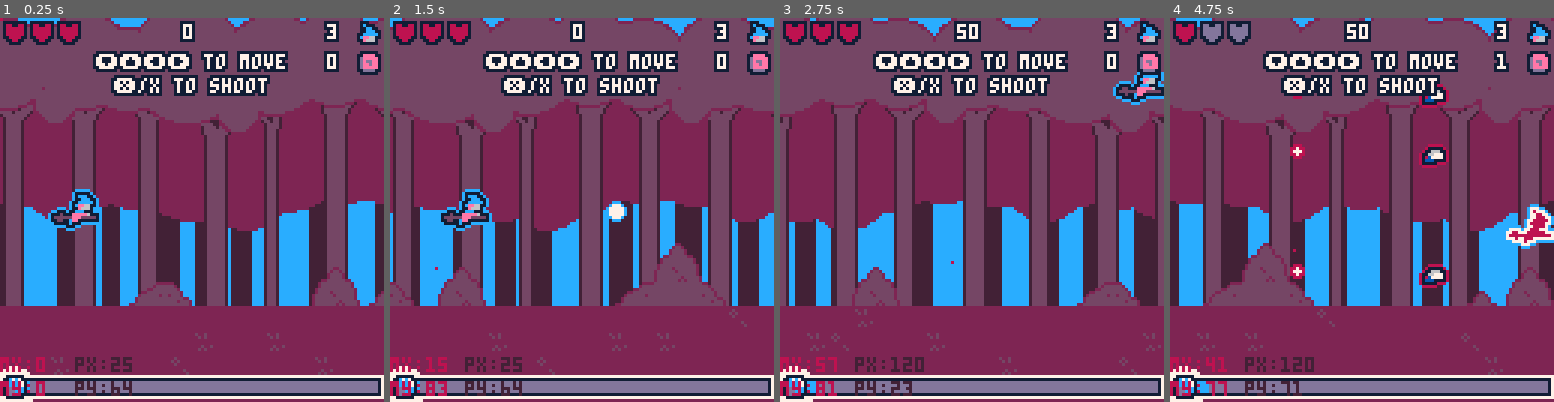
Above: before the commit, frames 1-4 (left to right).
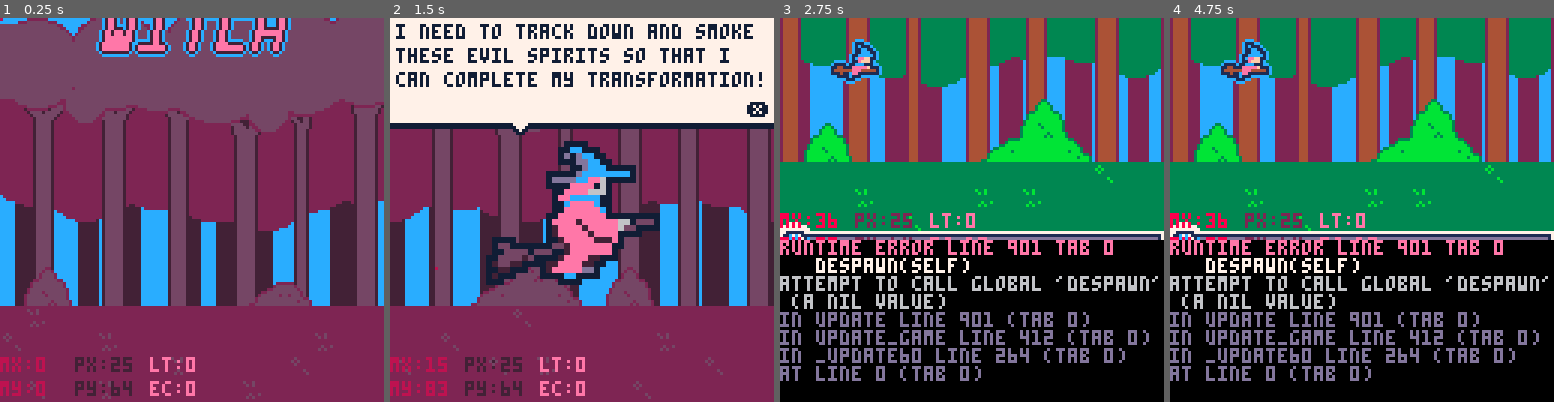
Above: after the commit, the same moments.

Repository: roseblack02/pico8-witch_blaster
Game: PICO-8 cartridge witch_blaster.p8
The game is run twice, just before and just after one commit, with the same random seed, the same clock (stepped at 60 frames per second) and the same inputs.
Inputs (mouse positions are in pixels of both pictures, inside the frame that each line leads up to):
- Up to frame 1 (0.25 s): no input
- Up to frame 2 (1.5 s): tap X (X key) at 0.33, 1.07 s; click (670, 121) at 0.67 s; tap O (Z key) at 0.7 s; click (436, 267) at 1.22 s
- Up to frame 3 (2.75 s): hold Right 1.6-2.1 s; tap O (Z key) at 1.7, 2.1, 2.5 s; click (887, 114) at 1.77 s; tap X (X key) at 1.85 s; hold Up 2.15-2.42 s; click (952, 259) at 2.32 s; hold Right from 2.47 s (still down)
- Up to frame 4 (4.75 s): click (1404, 106) at 2.87 s; tap O (Z key) every 0.4 s from 2.9 to 4.5 s; tap X (X key) at 2.97, 4.08 s; release Right at 3.03 s; hold Left 3.08-3.58 s; click (1465, 256) at 3.42 s; hold Down 3.63-3.97 s; click (1231, 102) at 3.97 s; hold Right 4.02-4.68 s; click (1292, 248) at 4.52 s; hold Up from 4.73 s (still down)

The runs differ from the first frame. In frame 1, 56% of the frame differs, in the area x 0-100%, y 0-100%; in frame 2, 68%; in frame 3, 97%; in frame 4, 97%.
Error after the commit: runtime error line 901 tab 0; despawn(self); attempt to call global 'despawn' (a nil value)

Commit message:
intro animation done sorta, enemy and item despawning is in a fucntion, and bug fixed with fly not despawning

Diff:
--- a/witch_blaster.p8
+++ b/witch_blaster.p8
@@ -4,17 +4,17 @@
 --main tab
 
 --[[todo
-	Make 5 levels (5th will be boss fight)
-	Make boss enemy (egg)
+	Make 8 levels (4 and 8 are bosses)
+	Make boss enemies (egg) (wizard)
 	Maybe extra levels and a second final boss (wizard) due to extra time
 
 	Music
 	in update- if(music_on=="on") music(track)
 	track=1,track=2 etc in different states
 
-	Make little ending animation
-
-	Make intro animation with story text
+	Make little ending animation (say something frickin cool like "get smoked babee B)")
+
+	Make intro animation with story text (say somthin like "i need to ice that fool >:(")
 
 	Refine tutorial text
 	Refine enemies
@@ -25,7 +25,7 @@
 ]]--
 
 function _init()
-	state="game"
+	state="menu"
 	frame=0
 
 	--menu
@@ -37,8 +37,9 @@
 	text_flash=7
 
 	--intro
-	intro_x,intro_y=32,54
+	intro_x,intro_y=32,64
 	intro_angle=0
+	intro_state,intro_text=1,{{"an dark force lurks in this","forest, sapping the magical","energy from local residents..."},{"i need to track down and smoke","these evil spirits so that i","can complete my transformation!"}}
 
 	--game
 	map_x,front_tree_x,back_tree_x=0,0,0
@@ -151,7 +152,6 @@
 					--end level
 					state="shop"
 					level_clear=false
-					self.points=0
 					sfx(5)
 				else
 					--blast
@@ -273,6 +273,9 @@
 
 	print("px:"..flr(player.x),25,113,2)
 	print("py:"..flr(player.y),25,121,2)
+
+	print("lt:"..flr(level_timer),50,113,14)
+	print("ec:"..#enemy_objs,50,121,14)
 end
 
 --game states
@@ -285,7 +288,7 @@
 	if(btnp(3)) option+=1
 	option=mid(1,option,3)
 
-	if (option==1 and btnp(5)) state="intro"
+	if (option==1 and btnp(5)) state="intro" sfx(7) intro_state=1
 
 	if option==2 then
 		if btnp(1) or btnp(0) then
@@ -345,6 +348,12 @@
 	intro_y+=sin(intro_angle)*1
 	if(intro_angle>10)intro_angle=0
     intro_angle+=0.01
+
+    --advance dialogue
+    if(btnp(5)) sfx(7) intro_state+=1
+
+    --start game
+    if(intro_state>2) reset_info()
 end
 
 function draw_intro()
@@ -357,7 +366,19 @@
 	rectfill(0,96,128,128,3)
 	map(map_x,0)
 
+	--character
 	sspr(72,32,29,24,intro_x,intro_y,58,48)
+
+	--text bubble
+	rectfill(0,0,128,36,1)
+	outlined_text("◆",40,33,7,1)
+	rectfill(0,0,128,34,7)
+
+	--text
+	for i=1,3 do
+		if(intro_state<3)print(intro_text[intro_state][i],2,-6+(i*8),1)
+	end
+	print("❎",119,28,1)
 end
 
 function update_game()
@@ -532,7 +553,7 @@
 	end
 
 	--leavinf dialogue
-	if (close and btnp(5)) close=false open=true state="game" level+=1 wave1=true sfx(5)
+	if (close and btnp(5)) close=false open=true level+=1 wave1=true sfx(5) reset_info()
 
 	--move cursor
 	if (btnp(2)) cursor.y-=8
@@ -704,6 +725,10 @@
 			if (self.shoot_timer>180) self.shoot_timer=0
 
 			if (self.x<(player.x+200) and self.shoot_timer==179) make_enemy_bullet(self.x,self.y)
+		end,
+		despawn=function(self)
+			--delete self if off screen
+			if (self.x<(player.x-128)) del(enemy_objs,self)
 		end
 	}
 	--loop through properties and assign it to the obj table
@@ -734,8 +759,7 @@
 				self.sprite=14
 			end
 
-			--delete self if off screen
-			if (self.x<(player.x-128)) del(enemy_objs,self)
+			despawn(self)
 		end,
 		draw=function(self)
 			outlined_sprites(self.sprite,8,self.x-8,self.y-2,2,1)
@@ -764,8 +788,7 @@
 
 			self:shoot_player(self)
 
-			--delete self if off screen
-			if (self.x<(player.x-128)) del(enemy_objs,self)
+			despawn(self)
 		end,
 		draw=function(self)
 			outlined_sprites(self.sprite,8,self.x-8,self.y-8,2,2)
@@ -791,8 +814,7 @@
 				self.sprite=46
 			end
 
-			--delete self if off screen
-			if (self.x<(player.x-128)) del(enemy_objs,self)
+			despawn(self)
 		end,
 		draw=function(self)
 			outlined_sprites(self.sprite,8,self.x-8,self.y-2,2,1)
@@ -824,8 +846,7 @@
 				self.sprite=12
 			end
 
-			--delete self if off screen
-			if (self.x<(player.x-128)) del(enemy_objs,self)
+			despawn(self)
 		end,
 		draw=function(self)
 			outlined_sprites(self.sprite,8,self.x-8,self.y-2,2,1)
@@ -852,6 +873,8 @@
 			end
 
 			self:shoot_player(self)
+
+			despawn(self)
 		end,
 		draw=function(self)
 			outlined_sprites(self.sprite,8,self.x-2,self.y-2,1,1)
@@ -870,8 +893,7 @@
 
 			self:check_collision(self)
 
-			--delete self if off screen
-			if (self.x<(player.x-128)) del(enemy_objs,self)
+			despawn(self)
 		end,
 		draw=function(self)
 			outlined_sprites(self.sprite,8,self.x-4,self.y-4,1,1)
@@ -1088,6 +1110,13 @@
 	for i=1,#list do
 		del(list, list[1])
 	end
+end
+
+--reset game info for next level
+function reset_info()
+	state="game"
+	remove(bullet_objs)
+	player.x,player.y,player.powerup,player.points=25,64,"",0
 end
 
 --load wave from level file
